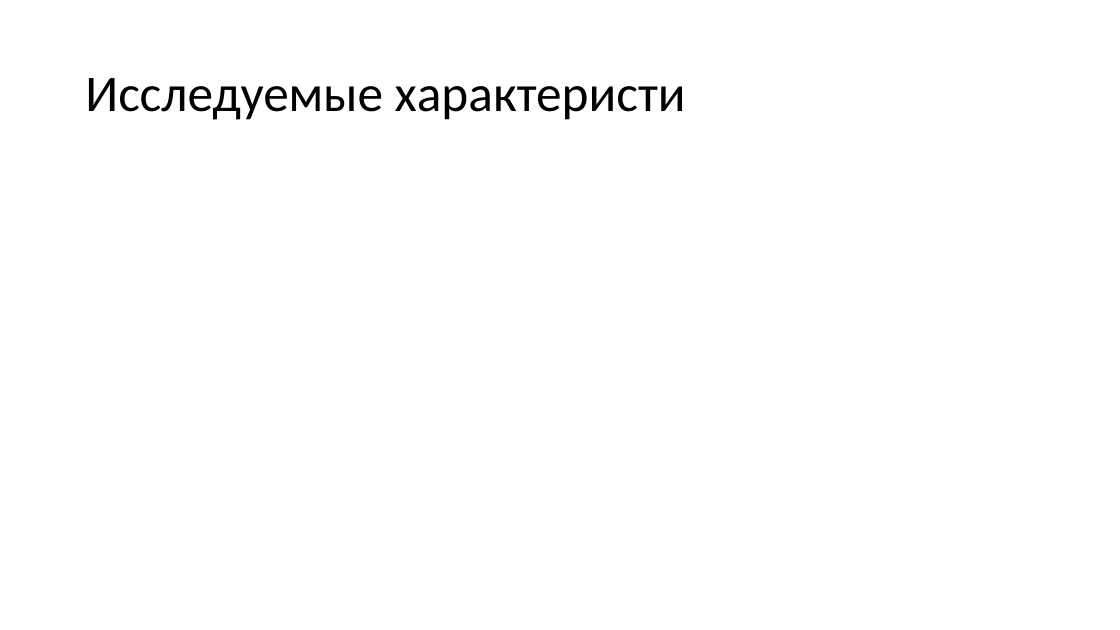
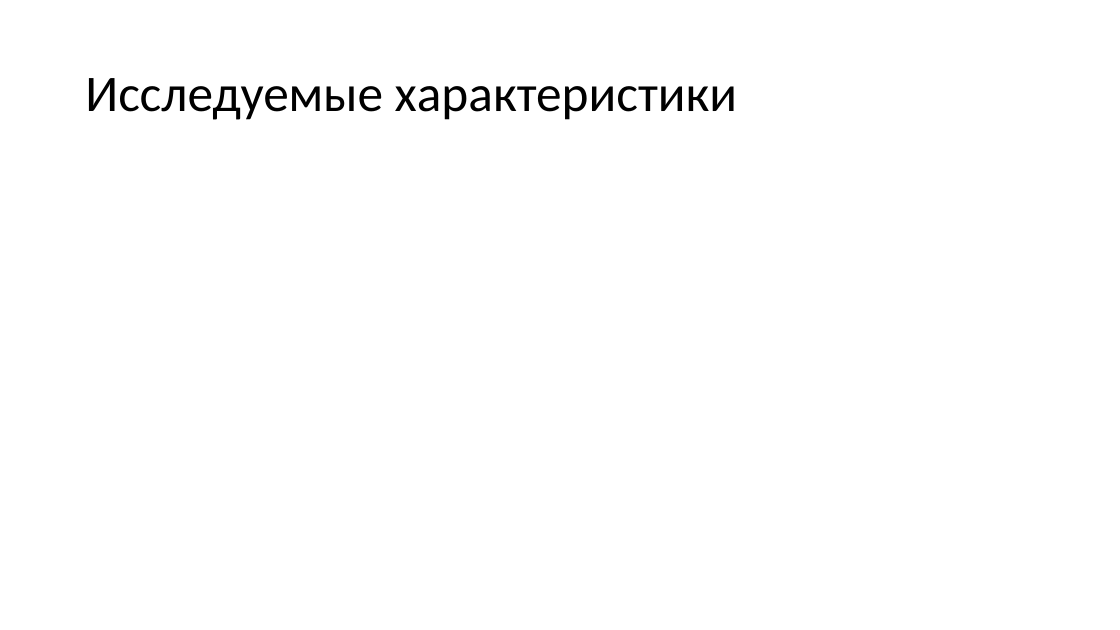
Before and after one commit to photosartd/MSAIS_HW, a slide deck: slide 2 of Трофимов Горностаев Аксёнов Онтологии.pptx. Drawn at 1120x630 pixels with LibreOffice and Linux fonts; fonts in the diff are those of the drawing; grey boxes stand for pictures. Boxes give left, top, right and bottom in pixels: in the first picture for what was removed or moved away, otherwise in the second. Text is boxed around its words. In the diff, an @@ line names an element or a change of style, - is before the commit and + after.

```diff
--- a/Трофимов Горностаев Аксёнов Онтологии.pptx
+++ b/Трофимов Горностаев Аксёнов Онтологии.pptx
@@ title at <box>85,78,737,120</box>: text changed @@
-Исследуемые характеристи
+Исследуемые характеристики
```
Also in this commit, not shown: 2 slides added.
